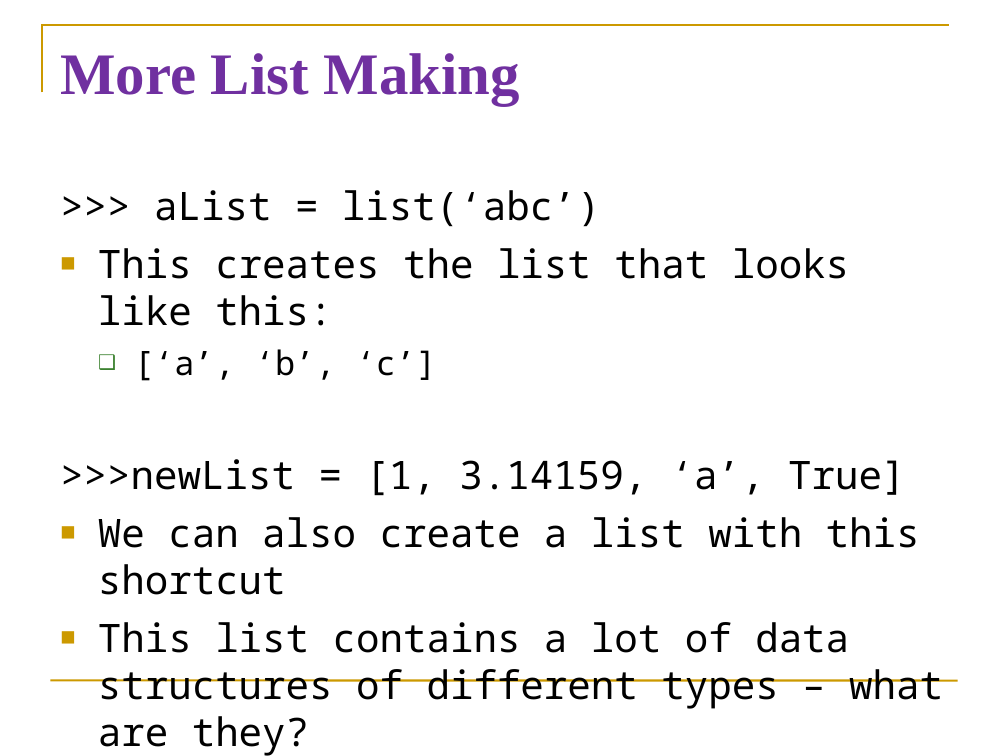
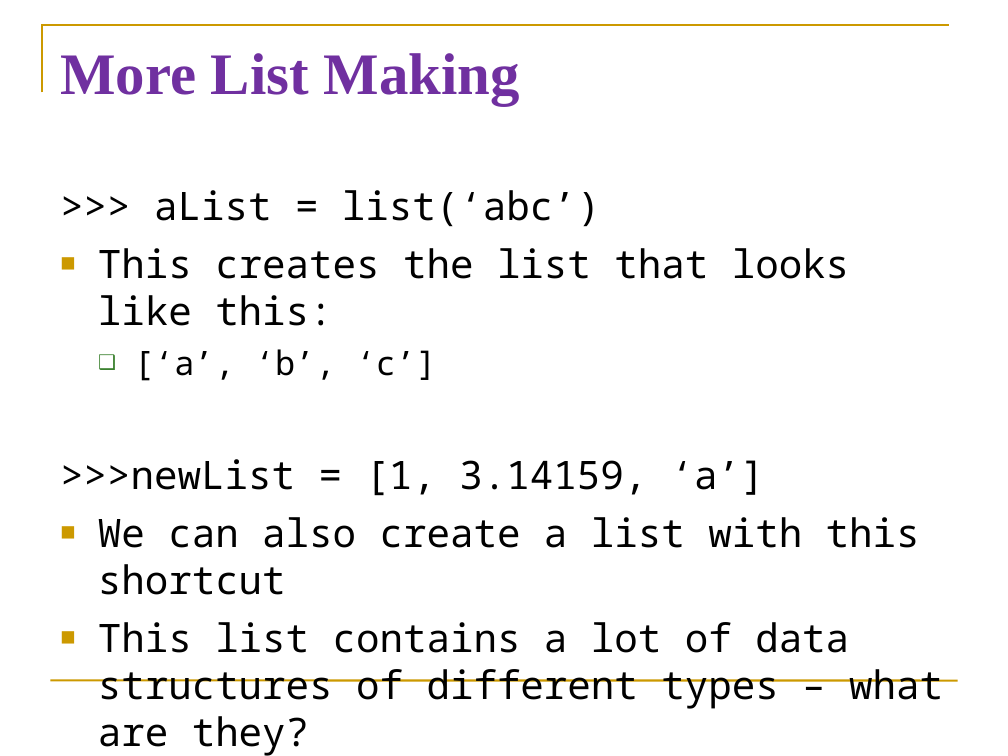
Before and after one commit to diesburg/teaching-intro-to-python-fall-2024, a slide deck: slide 7 of sessions/s26/s26.ppt (slide 14 before the commit). Drawn at 1008x756 pixels with LibreOffice and Linux fonts; fonts in the diff are those of the drawing. Boxes give left, top, right and bottom in pixels: in the first picture for what was removed or moved away, otherwise in the second. Text is boxed around its words. In the diff, an @@ line names an element or a change of style, - is before the commit and + after.

Commit message:
Making sure lectures are like spring 24 lectures.  PA06 fixed.

```diff
--- a/sessions/s26/s26.ppt
+++ b/sessions/s26/s26.ppt
@@ text at bbox=[60, 459, 765, 496]: text changed @@
->>>newList = [1, 3.14159, ‘a’, True]
+>>>newList = [1, 3.14159, ‘a’]
```
Also in this commit, not shown: 2 other slides changed, 3 slides removed, 28 other files.
